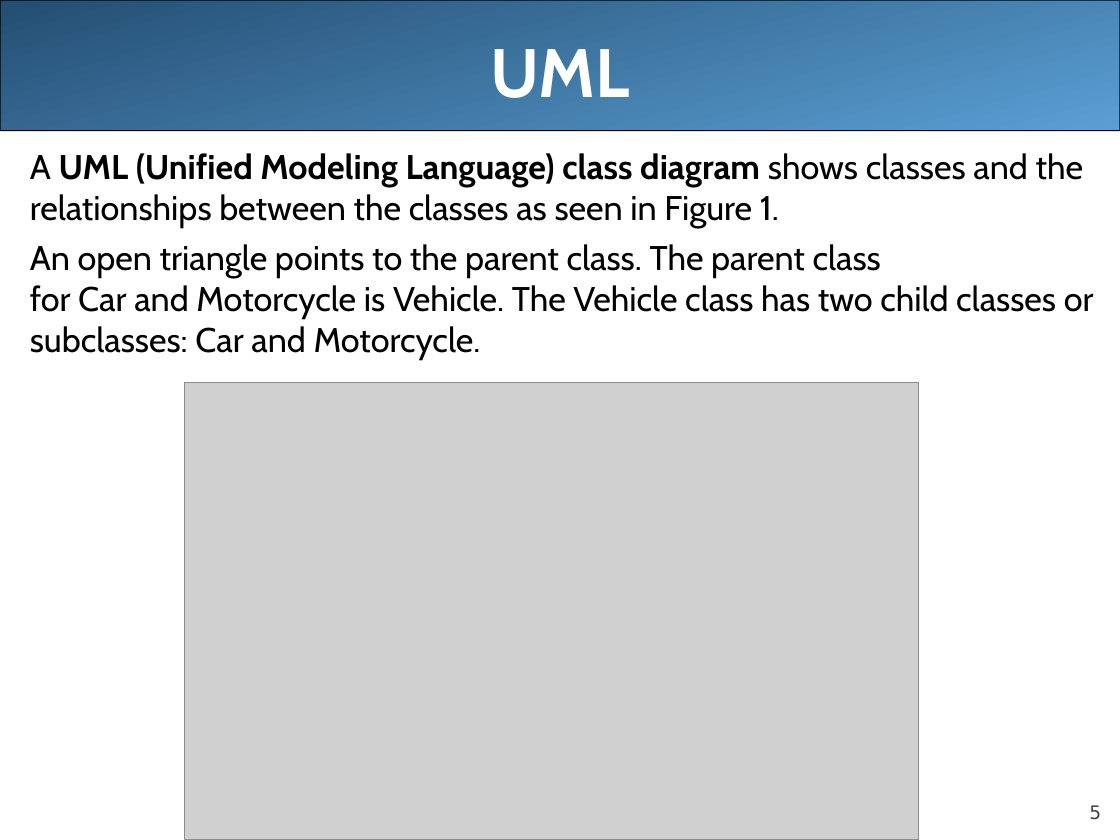
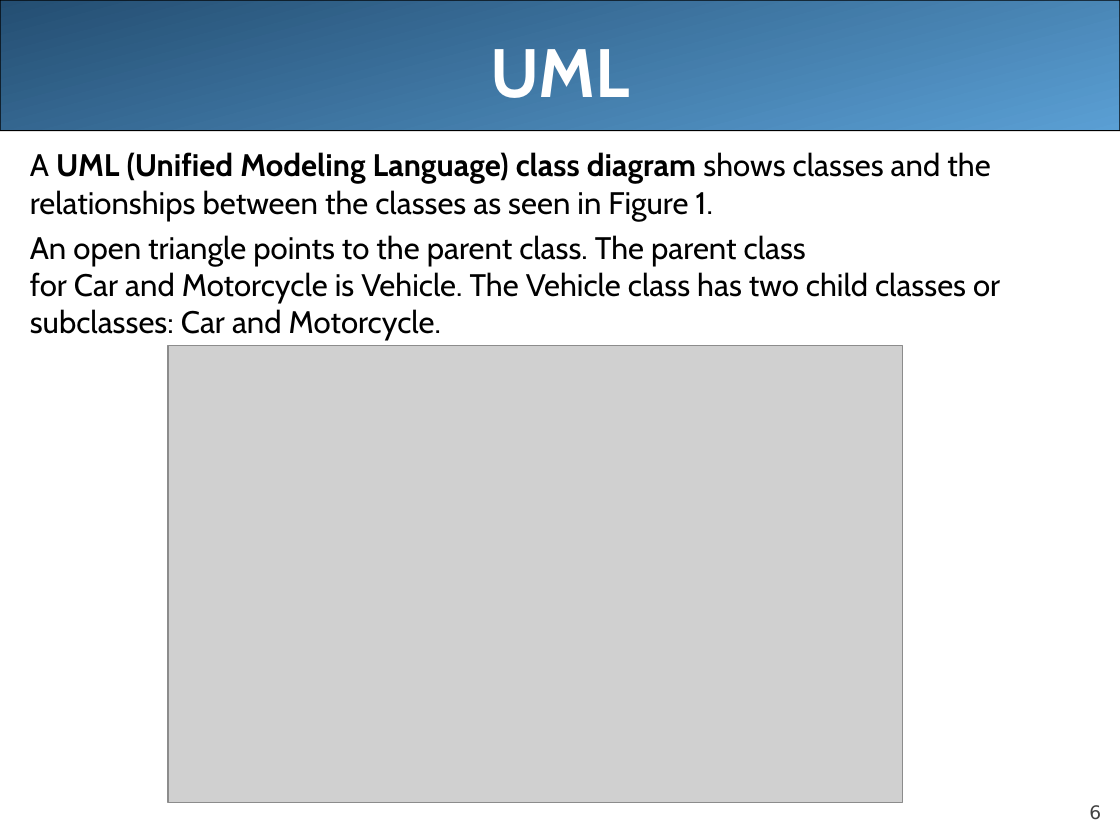
Before and after one commit to LongBaoNguyen/longbaonguyen.github.io, a slide deck: slide 6 of courses/apcsa/lecture21.ppt (slide 5 before the commit). Drawn at 1120x840 pixels with LibreOffice and Linux fonts; fonts in the diff are those of the drawing; grey boxes stand for pictures. Boxes give left, top, right and bottom in pixels: in the first picture for what was removed or moved away, otherwise in the second. Text is boxed around its words. In the diff, an @@ line names an element or a change of style, - is before the commit and + after.

```diff
--- a/courses/apcsa/lecture21.ppt
+++ b/courses/apcsa/lecture21.ppt
@@ text "A UML (Unified Modeling Language) ..." at (x1=30, y1=152, x2=1000, y2=341): size 22 to 20 pt @@
@@ picture moved from (x1=185, y1=383, x2=920, y2=840) to (x1=168, y1=345, x2=903, y2=802) @@
@@ page number at (x1=1089, y1=805, x2=1101, y2=820): text changed @@
-5
+6
```
Also in this commit, not shown: 10 other slides changed, 14 slides added, 9 slides removed, 5 other files.
